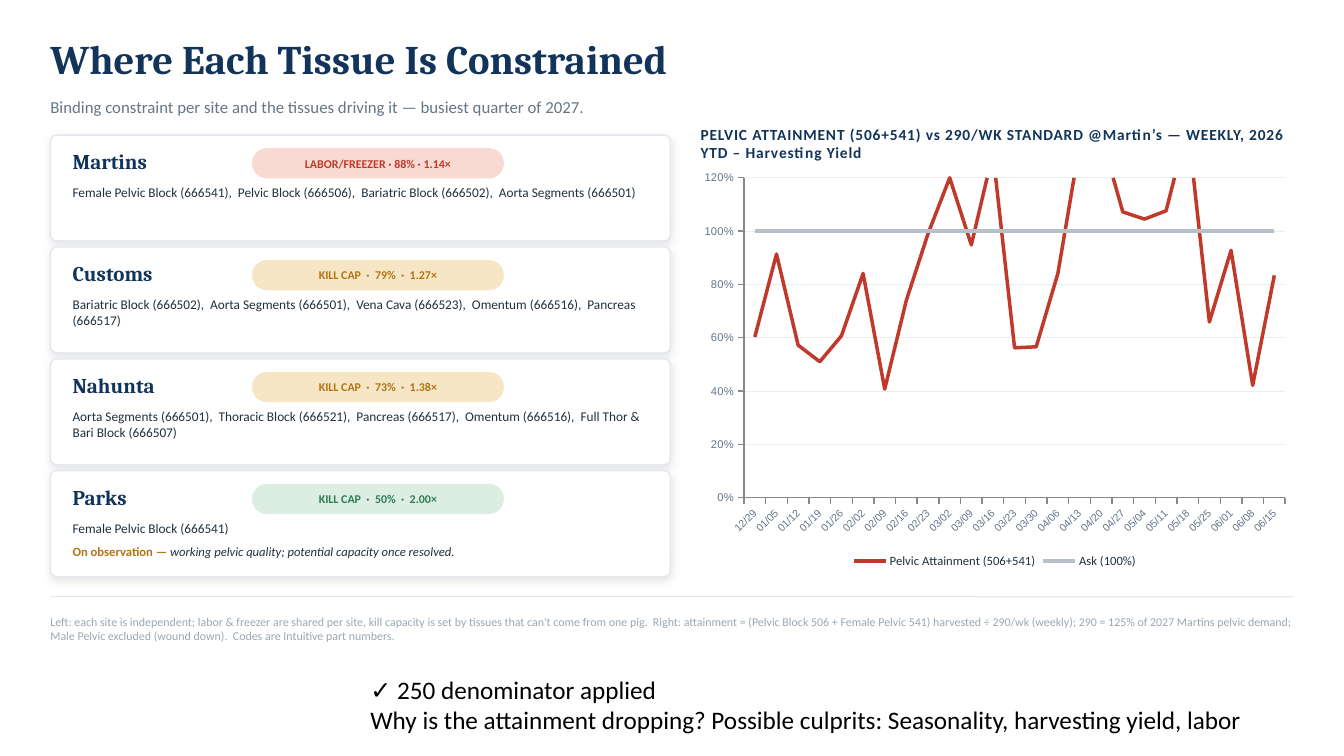
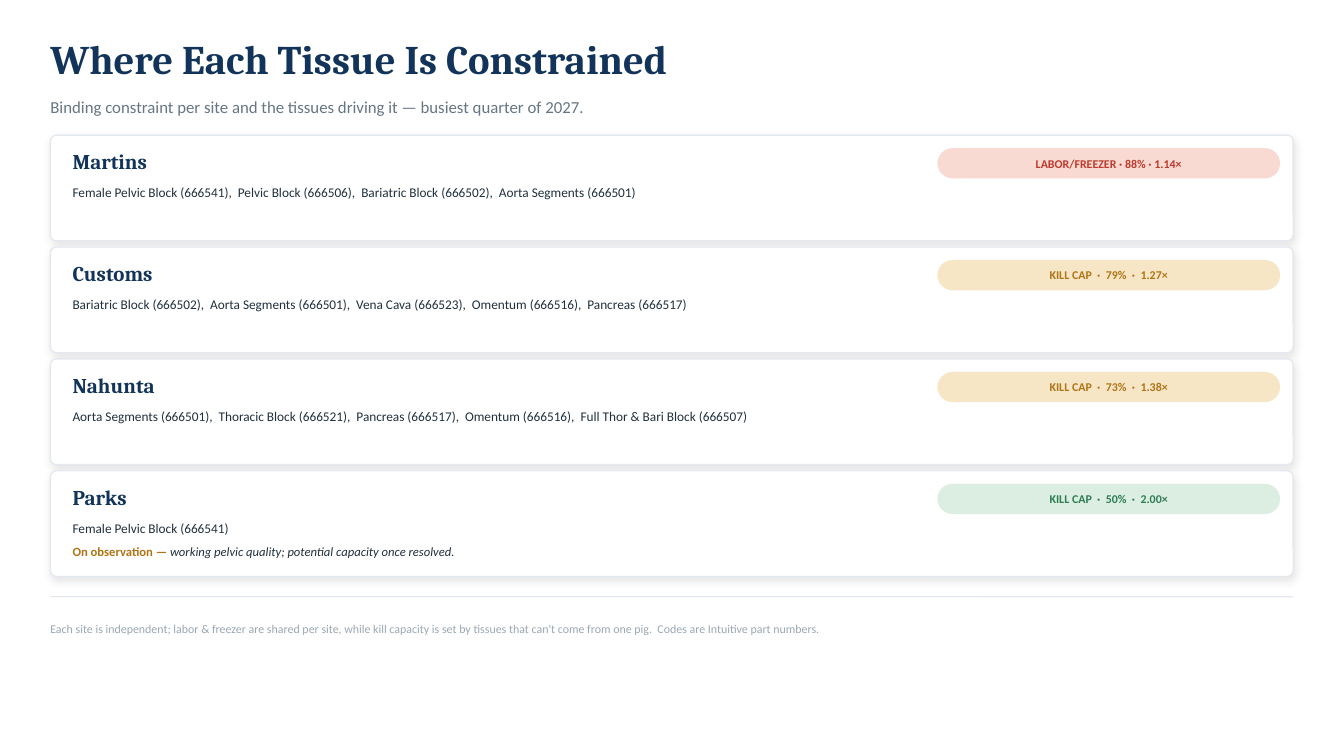
Before and after one commit to naviero1/Claude-Works, a slide deck: slide 2 of tissue-capacity-model/deliverables/Tissue_Capacity_2026_2027.pptx. Drawn at 1344x756 pixels with LibreOffice and Linux fonts; fonts in the diff are those of the drawing. Boxes give left, top, right and bottom in pixels: in the first picture for what was removed or moved away, otherwise in the second. Text is boxed around its words. In the diff, an @@ line names an element or a change of style, - is before the commit and + after.

```diff
--- a/tissue-capacity-model/deliverables/Tissue_Capacity_2026_2027.pptx
+++ b/tissue-capacity-model/deliverables/Tissue_Capacity_2026_2027.pptx
@@ rounded rectangle: place and size @@
-rounded rectangle at [50,135,670,241]
+rounded rectangle at [50,135,1294,241]
@@ text removed at [701,128,1283,158] @@
-PELVIC ATTAINMENT (506+541) vs 290/WK STANDARD @Martin’s — WEEKLY, 2026 YTD – Harvesting Yield
@@ text "LABOR/FREEZER · 88% · 1.14×": place and size @@
-text "LABOR/FREEZER · 88% · 1.14×" at [305,160,451,169]
+text "LABOR/FREEZER · 88% · 1.14×" at [1036,160,1181,169]
@@ rounded rectangle: place and size @@
-rounded rectangle at [252,148,504,178]
+rounded rectangle at [938,148,1280,178]
@@ line chart removed at [693,163,1298,573] @@
-categories: 12/29, 01/05, 01/12, 01/19, 01/26, 02/02, 02/09, 02/16, 02/23, 03/02, 03/09, 03/16, 03/23, 03/30, 04/06, 04/13, 04/20, 04/27, 05/04, 05/11, 05/18, 05/25, 06/01, 06/08, 06/15
-Pelvic Attainment (506+541): 60, 91, 57, 51, 61, 84, 41, 74, 99, 120, 95, 129, 56, 57, 84, 132, 136, 107, 104, 108, 140, 66, 93, 42, 83
-Ask (100%): 100, 100, 100, 100, 100, 100, 100, 100, 100, 100, 100, 100, 100, 100, 100, 100, 100, 100, 100, 100, 100, 100, 100, 100, 100
@@ rounded rectangle: place and size @@
-rounded rectangle at [50,247,670,353]
+rounded rectangle at [50,247,1294,353]
@@ text "KILL CAP · 79% · ...": place and size @@
-text "KILL CAP · 79% · ..." at [319,271,437,279]
+text "KILL CAP · 79% · ..." at [1050,271,1168,279]
@@ rounded rectangle: place and size @@
-rounded rectangle at [252,260,504,290]
+rounded rectangle at [938,260,1280,290]
@@ text "Bariatric Block (666502), Aorta Segments ..." rewrapped from [73,299,635,327] to [73,299,686,312] @@
@@ rounded rectangle: place and size @@
-rounded rectangle at [50,359,670,465]
+rounded rectangle at [50,359,1294,465]
@@ text "KILL CAP · 73% · ...": place and size @@
-text "KILL CAP · 73% · ..." at [319,383,437,391]
+text "KILL CAP · 73% · ..." at [1050,383,1168,391]
@@ rounded rectangle: place and size @@
-rounded rectangle at [252,372,504,402]
+rounded rectangle at [938,372,1280,402]
@@ text "Aorta Segments (666501), Thoracic Block ..." rewrapped from [73,411,628,439] to [73,411,747,424] @@
@@ rounded rectangle: place and size @@
-rounded rectangle at [50,471,670,577]
+rounded rectangle at [50,471,1294,577]
@@ text "KILL CAP · 50% · ...": place and size @@
-text "KILL CAP · 50% · ..." at [319,495,437,503]
+text "KILL CAP · 50% · ..." at [1050,495,1168,503]
@@ rounded rectangle: place and size @@
-rounded rectangle at [252,484,504,514]
+rounded rectangle at [938,484,1280,514]
@@ text at [50,625,819,635]: text changed @@
-Left: each site is independent; labor & freezer are shared per site, kill capacity is set by tissues that can't come from one pig. Right: attainment = (Pelvic Block 506 + Female Pelvic 541) harvested ÷ 290/wk (weekly); 290 = 125% of 2027 Martins pelvic demand; Male Pelvic excluded (wound down). Codes are Intuitive part numbers.
+Each site is independent; labor & freezer are shared per site, while kill capacity is set by tissues that can't come from one pig. Codes are Intuitive part numbers.
@@ text removed at [370,681,1240,734] @@
-✓ 250 denominator applied
-Why is the attainment dropping? Possible culprits: Seasonality, harvesting yield, labor
```
Also in this commit, not shown: 1 other slide changed, 2 other files.
